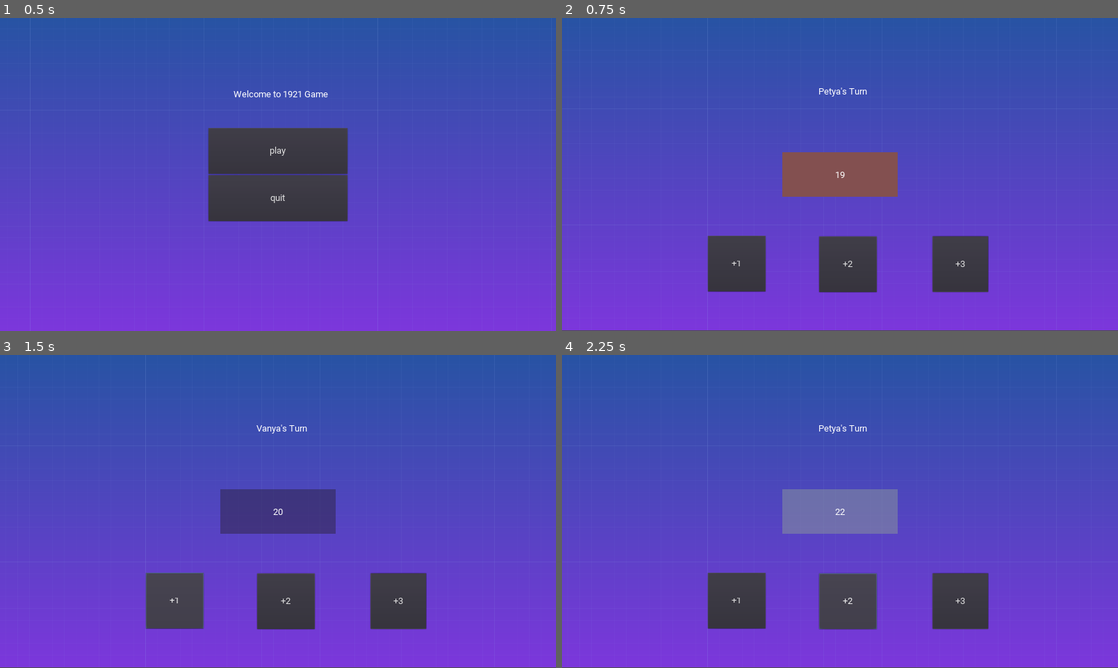
Above: before the commit, frames 1-4 (two rows, left to right).
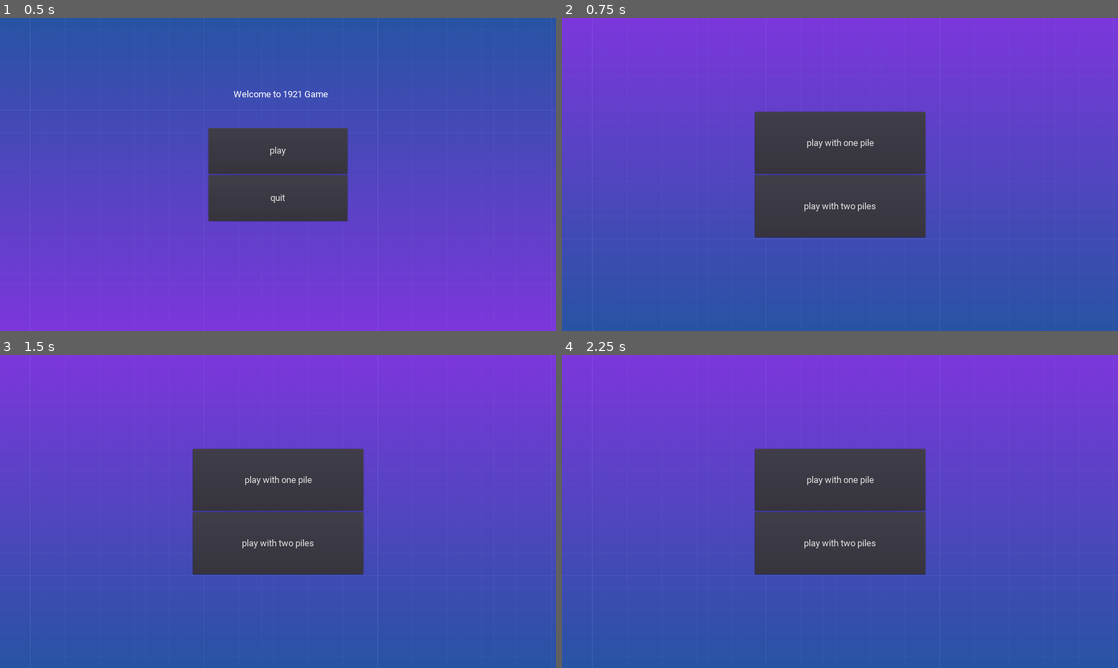
Above: after the commit, the same moments.

Repository: WhiteDragonBorn/GO_DO
Game: Godot game, scene res://Screens/MainScreen.tscn
The game is run twice, just before and just after one commit, with the same random seed, the same clock (stepped at 60 frames per second) and the same inputs.
Inputs (mouse positions are in pixels of both pictures, inside the frame that each line leads up to):
- Up to frame 1 (0.5 s): no input
- Up to frame 2 (0.75 s): click "play" at 0.5 s
- Up to frame 3 (1.5 s): click (172, 602) at 1.25 s, where only the run before the commit has a clickable "+1"
- Up to frame 4 (2.25 s): click (845, 602) at 2 s, where only the run before the commit has a clickable "+2"

Frame 1 is identical in both runs. In frame 2, 80% of the frame differs, in the area x 0-100%, y 0-100%; in frame 3, 80%; in frame 4, 80%.

Commit message:
A lot
Сделал 2 режима игры

Diff:
--- a/Scenes/One_pile.tscn
+++ b/Scenes/One_pile.tscn
@@ -1,7 +1,7 @@
 [gd_scene load_steps=5 format=2]
 
 [ext_resource path="res://UI/StartButton.tscn" type="PackedScene" id=1]
-[ext_resource path="res://Scripts/MAIN.gd" type="Script" id=2]
+[ext_resource path="res://Scripts/One_pile_script.gd" type="Script" id=2]
 [ext_resource path="res://new_theme.tres" type="Theme" id=3]
 [ext_resource path="res://background.png" type="Texture" id=4]
 
--- /dev/null
+++ b/Scenes/Two_pile.tscn
@@ -0,0 +1,145 @@
+[gd_scene load_steps=7 format=2]
+
+[ext_resource path="res://UI/StartButton.tscn" type="PackedScene" id=1]
+[ext_resource path="res://Scripts/Two_pile_script.gd" type="Script" id=2]
+[ext_resource path="res://new_theme.tres" type="Theme" id=3]
+[ext_resource path="res://background.png" type="Texture" id=4]
+[ext_resource path="res://Roboto-Bold.ttf" type="DynamicFontData" id=5]
+
+[sub_resource type="DynamicFont" id=1]
+size = 50
+font_data = ExtResource( 5 )
+
+[node name="Two_pile" type="Control"]
+anchor_right = 1.0
+anchor_bottom = 1.0
+theme = ExtResource( 3 )
+script = ExtResource( 2 )
+__meta__ = {
+"_edit_use_anchors_": false
+}
+
+[node name="Background" type="Sprite" parent="."]
+position = Vector2( 960, 536 )
+scale = Vector2( 1.0037, 1.0037 )
+texture = ExtResource( 4 )
+
+[node name="Button1" type="Button" parent="."]
+margin_left = 400.0
+margin_top = 665.0
+margin_right = 599.0
+margin_bottom = 857.0
+text = "+1"
+__meta__ = {
+"_edit_use_anchors_": false
+}
+
+[node name="Button2" type="Button" parent="."]
+margin_left = 1063.0
+margin_top = 635.0
+margin_right = 1262.0
+margin_bottom = 827.0
+text = "+2"
+__meta__ = {
+"_edit_use_anchors_": false
+}
+
+[node name="Button3" type="Button" parent="."]
+margin_left = 1470.0
+margin_top = 639.0
+margin_right = 1662.0
+margin_bottom = 831.0
+text = "+3"
+__meta__ = {
+"_edit_use_anchors_": false
+}
+
+[node name="Turn" type="Label" parent="."]
+anchor_left = 0.5
+anchor_right = 0.5
+margin_left = -74.0
+margin_top = 112.0
+margin_right = 110.0
+margin_bottom = 160.0
+text = "Vanya's Turn"
+__meta__ = {
+"_edit_use_anchors_": false
+}
+
+[node name="StartButton" parent="." instance=ExtResource( 1 )]
+visible = false
+anchor_left = 0.5
+anchor_right = 0.5
+margin_left = -240.0
+margin_top = 761.0
+margin_right = 240.0
+margin_bottom = 919.0
+text = "back"
+next_scene_path = "res://Screens/MainScreen.tscn"
+
+[node name="TrackCont" type="HBoxContainer" parent="."]
+anchor_left = 0.5
+anchor_top = 0.5
+anchor_right = 0.5
+anchor_bottom = 0.5
+margin_left = -713.0
+margin_top = -369.0
+margin_right = 713.0
+margin_bottom = -83.0
+alignment = 1
+__meta__ = {
+"_edit_use_anchors_": false
+}
+
+[node name="Track1" type="Label" parent="TrackCont"]
+light_mask = 2
+margin_right = 711.0
+margin_bottom = 286.0
+size_flags_horizontal = 3
+size_flags_vertical = 3
+custom_fonts/font = SubResource( 1 )
+text = "0
+"
+align = 1
+valign = 1
+__meta__ = {
+"_edit_use_anchors_": false
+}
+
+[node name="CCC_1" type="ColorRect" parent="TrackCont/Track1"]
+show_behind_parent = true
+anchor_right = 1.0
+anchor_bottom = 1.0
+color = Color( 0.517647, 0.317647, 0.317647, 1 )
+__meta__ = {
+"_edit_use_anchors_": false
+}
+
+[node name="Track2" type="Label" parent="TrackCont"]
+light_mask = 2
+margin_left = 715.0
+margin_right = 1426.0
+margin_bottom = 286.0
+size_flags_horizontal = 3
+size_flags_vertical = 3
+custom_fonts/font = SubResource( 1 )
+text = "0
+"
+align = 1
+valign = 1
+__meta__ = {
+"_edit_use_anchors_": false
+}
+
+[node name="CCC_2" type="ColorRect" parent="TrackCont/Track2"]
+show_behind_parent = true
+anchor_right = 1.0
+anchor_bottom = 1.0
+color = Color( 0.517647, 0.317647, 0.317647, 1 )
+__meta__ = {
+"_edit_use_anchors_": false
+}
+
+[connection signal="pressed" from="Button1" to="." method="_on_Button_pressed"]
+[connection signal="pressed" from="Button2" to="." method="_on_Button2_pressed"]
+[connection signal="pressed" from="Button3" to="." method="_on_Button3_pressed"]
--- a/Screens/MainScreen.tscn
+++ b/Screens/MainScreen.tscn
@@ -46,7 +46,7 @@
 }
 
 [node name="StartButton" parent="VBoxContainer" instance=ExtResource( 1 )]
-next_scene_path = "res://Scenes/One_pile.tscn"
+next_scene_path = "res://UI/ChooseGameMode.tscn"
 
 [node name="BackButton" parent="VBoxContainer" instance=ExtResource( 2 )]
 anchor_left = 0.0
--- /dev/null
+++ b/Scripts/Two_pile_script.gd
@@ -0,0 +1,67 @@
+extends Control
+
+
+var rng = RandomNumberGenerator.new()
+
+
+onready var BGC = [ get_node("TrackCont/Track1/CCC_1"),
+					get_node("TrackCont/Track2/CCC_2")]
+
+onready var SCORES = [get_node("TrackCont/Track1"),
+					  get_node("TrackCont/Track2")]
+
+onready var BTNS = [get_node("Button1"),
+					get_node("Button2"),
+					get_node("Button3")] # Кнопки помещены в список, чтобы
+										 # их легче было перебирать все сразу
+
+onready var MAIN_MENU = get_node("StartButton")
+
+onready var TURN = get_node("Turn") # Узел ходов
+var turn_num = 1					# Счётчик ходов
+
+func _ready(): # Загрузка игры
+	rng.randomize()	# Обновляем наш рандомайзер (иначе одно и то же выдаёт)
+	var randint = rng.randi_range(1,20)
+	for i in range(2):
+		SCORES[i].set_text(str(randint)) # Главный счётчик игры (куча камней)
+
+func _on_Button_pressed():
+	BGC[0].color = Color(rng.randf(), rng.randf(), rng.randf(),0.5)
+	var num = int(SCORES[1-1].get_text()) + int(BTNS[1-1].get_text()[1])
+	SCORES[1-1].set_text(str(num)) # Обновляем кучу на значение btn
+	turn_num+=1 # Для каждой кнопки, чтобы считать кто ходит
+
+func _on_Button2_pressed():
+	BGC[1].color = Color(rng.randf(), rng.randf(), rng.randf(),0.5)
+	var num = int(SCORES[2-1].get_text()) + int(BTNS[2-1].get_text()[1])
+	SCORES[2-1].set_text(str(num))
+	turn_num+=1
+
+func _on_Button3_pressed():
+	BGC[1].color = Color(rng.randf(), rng.randf(), rng.randf(),0.5)
+	var num = int(SCORES[2-1].get_text()) + int(BTNS[3-1].get_text()[1])
+	SCORES[2-1].set_text(str(num))
+	turn_num+=1
+
+
+func _process(_delta): # Функция real-time, вызывается каждый frame
+	if turn_num % 2 != 0:         # Чётные - Ваня, Нечёт - Петя
+		TURN.text = "Petya's Turn"
+	else:
+		TURN.text = "Vanya's Turn"
+
+	if int(SCORES[0].text) + int(SCORES[1].text) >= 60:     # Если >= 30 игра завершается
+		for i in range(2):
+			SCORES[i].hide()
+			BGC[i].hide()
+
+		for i in range(len(BTNS)): # Закрываем также все кнопки
+			BTNS[i].hide()
+
+		if TURN.text == "Petya's Turn":   # Так как "выйгрышное" нажатие триггерит
+			TURN.text = "Vanya WINS"      # смену хода => у нас обратная зависимость
+		else:
+			TURN.text = "Petya WINS"
+
+		MAIN_MENU.show()
--- /dev/null
+++ b/UI/ChooseGameMode.tscn
@@ -0,0 +1,49 @@
+[gd_scene load_steps=4 format=2]
+
+[ext_resource path="res://UI/StartButton.tscn" type="PackedScene" id=1]
+[ext_resource path="res://background.png" type="Texture" id=2]
+[ext_resource path="res://new_theme.tres" type="Theme" id=3]
+
+[node name="GameMode" type="Control"]
+anchor_right = 1.0
+anchor_bottom = 1.0
+theme = ExtResource( 3 )
+__meta__ = {
+"_edit_use_anchors_": false
+}
+
+[node name="Background" type="TextureRect" parent="."]
+anchor_right = 1.0
+anchor_bottom = 1.0
+texture = ExtResource( 2 )
+expand = true
+flip_v = true
+__meta__ = {
+"_edit_use_anchors_": false
+}
+
+[node name="VBoxContainer" type="VBoxContainer" parent="."]
+anchor_left = 0.5
+anchor_top = 0.5
+anchor_right = 0.5
+anchor_bottom = 0.5
+margin_left = -294.5
+margin_top = -216.5
+margin_right = 294.5
+margin_bottom = 216.5
+__meta__ = {
+"_edit_use_anchors_": false
+}
+
+[node name="OneButton" parent="VBoxContainer" instance=ExtResource( 1 )]
+margin_right = 589.0
+margin_bottom = 214.0
+text = "play with one pile"
+next_scene_path = "res://Scenes/One_pile.tscn"
+
+[node name="TwoButton2" parent="VBoxContainer" instance=ExtResource( 1 )]
+margin_top = 218.0
+margin_right = 589.0
+margin_bottom = 433.0
+text = "play with two piles"
+next_scene_path = "res://Scenes/Two_pile.tscn"
Binary file added: Roboto-Bold.ttf
Renamed: Scripts/MAIN.gd -> Scripts/One_pile_script.gd
